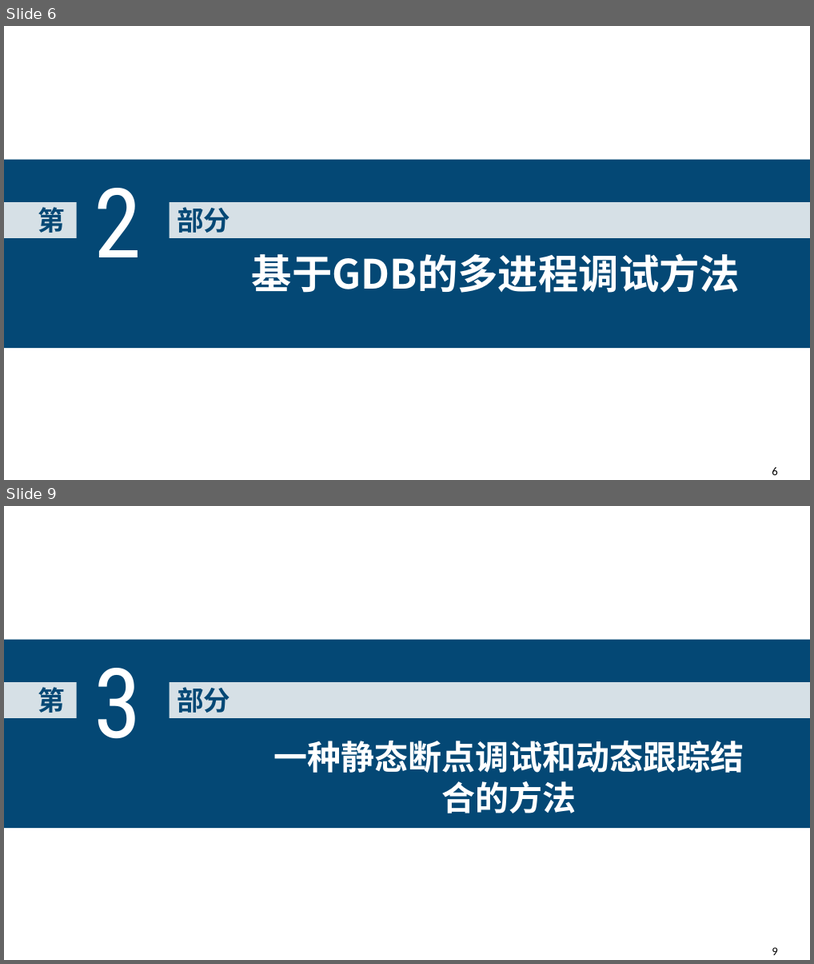
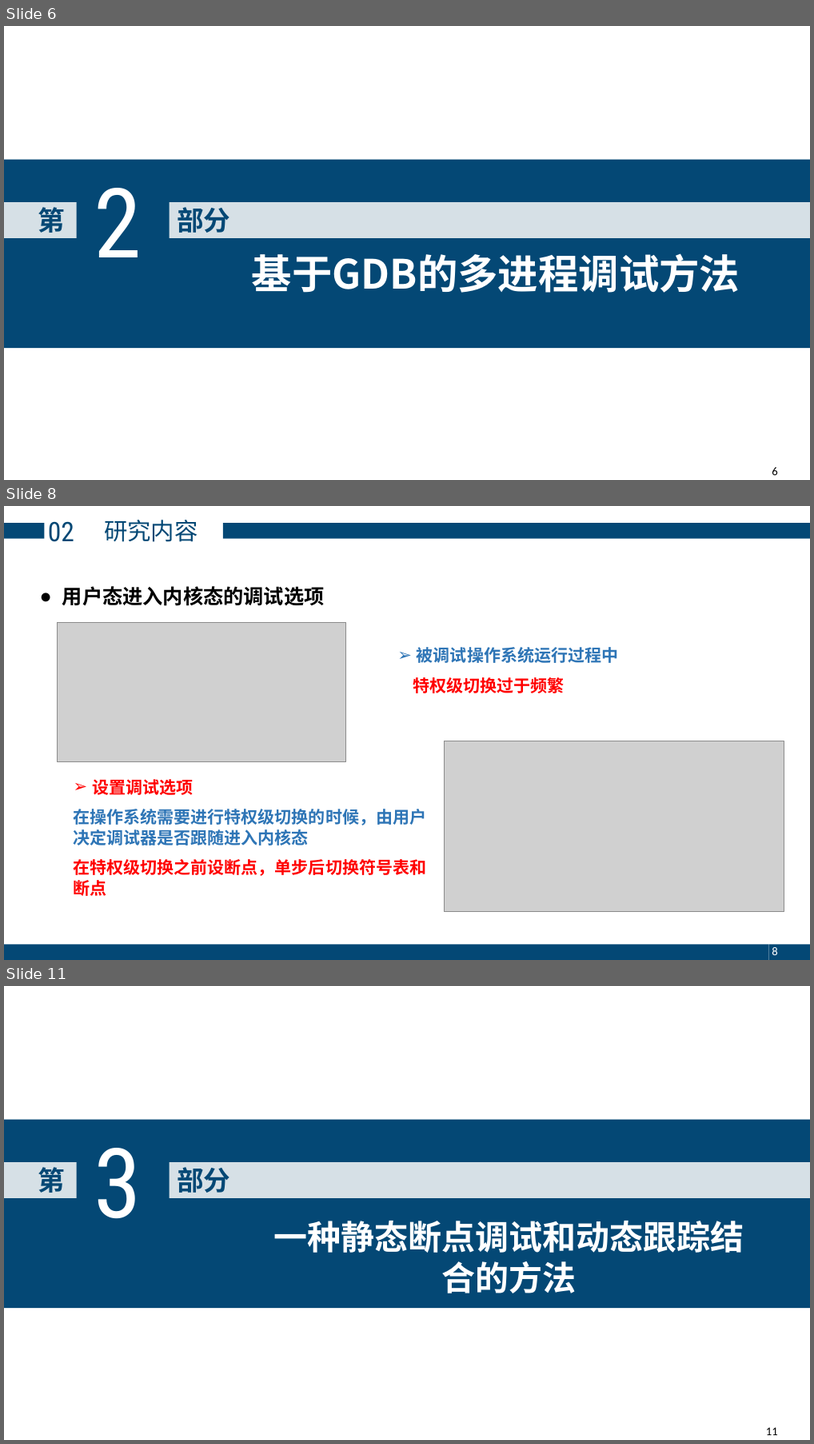
Before and after one commit to zhangly1234/report, a slide deck: 毕业答辩-张露元.pptx. Shown one above the other, each under a label of ours: slides 6 and 9 before the commit, slides 6, 8 and 11 after it; the slides between them are not shown. The pictures are 814x964 and 814x1444 pixels, drawn with LibreOffice and Linux fonts; fonts in the diff are those of the drawing; grey boxes stand for pictures. Boxes give left, top, right and bottom in pixels: in the first picture for what was removed or moved away, otherwise in the second. Text is boxed around its words. In the diff, an @@ line names an element or a change of style, - is before the commit and + after.

```diff
--- a/毕业答辩-张露元.pptx
+++ b/毕业答辩-张露元.pptx
@@ slide 8 added at bbox=[4, 506, 810, 960], background #FFFFFF @@
@@ rectangle added at bbox=[4, 523, 45, 539], fill #044875 @@
@@ text added at bbox=[48, 521, 74, 542], 32 pt, text #044875 @@
+02
@@ text added at bbox=[104, 520, 198, 542], 28 pt, text #044875 @@
+研究内容
@@ rectangle added at bbox=[223, 523, 810, 539], fill #044875 @@
@@ text added at bbox=[62, 586, 325, 606], 24 pt, text #000000, bold @@
+● 用户态进入内核态的调试选项
@@ picture added at bbox=[57, 622, 346, 762] @@
@@ text added at bbox=[413, 647, 618, 693], 20 pt, text #2E75B6, bold @@
+  ➢ 被调试操作系统运行过程中
+  特权级切换过于频繁
@@ picture added at bbox=[445, 740, 784, 912] @@
@@ text added at bbox=[74, 779, 427, 896], 20 pt, text #2E75B6, bold @@
+  ➢ 设置调试选项
+  在操作系统需要进行特权级切换的时候，由用户决定调试器是否跟随进入内核态
+  在特权级切换之前设断点，单步后切换符号表和断点
@@ rectangle added at bbox=[4, 944, 770, 960], fill #044875 @@
@@ rectangle added at bbox=[770, 944, 810, 960], fill #044875 @@
@@ page number added at bbox=[772, 947, 778, 955], 14 pt, text #FFFFFF @@
+8
@@ what was slide 9 is now slide 11 @@
@@ page number at bbox=[766, 1427, 778, 1435]: text changed @@
-9
+11
```
Also in this commit, not shown: 6 slides changed, 1 other slide added, 2 slides removed, 1 other file.
